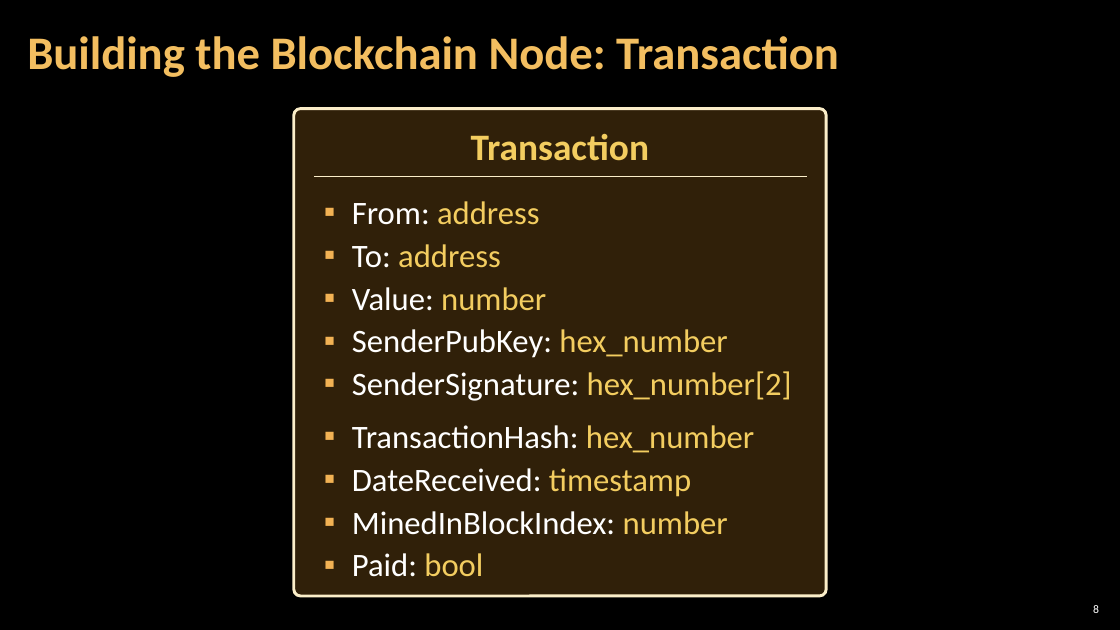
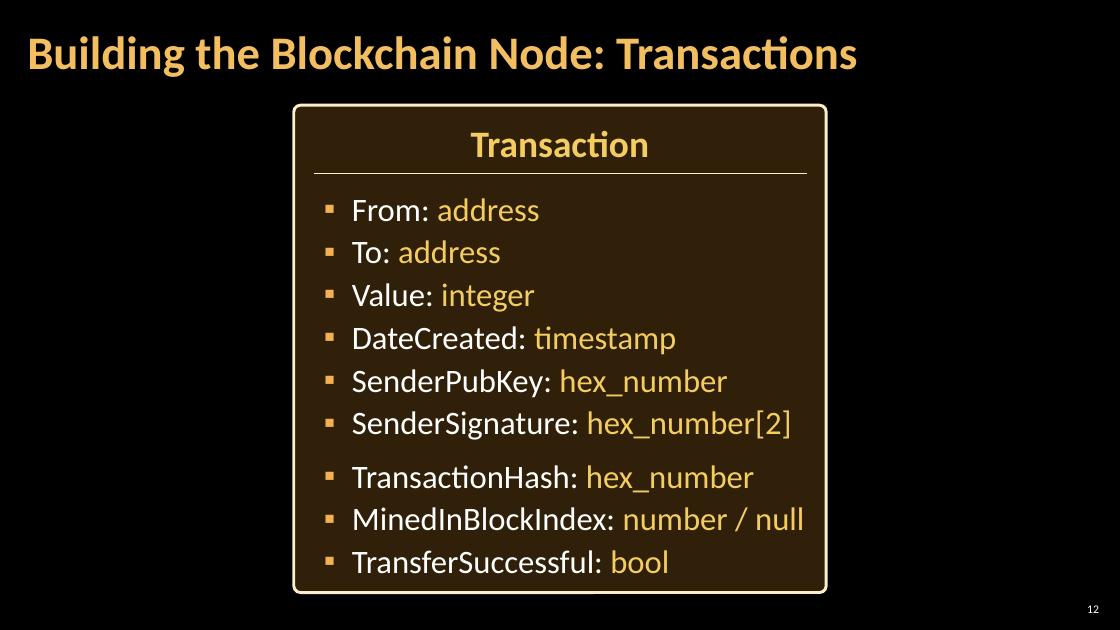
Before and after one commit to MrPIvanov/SoftUni, a slide deck: slide 12 of Bonus Courses/01-Blockchain Dev Camp/06-REVIEW OF THE WEEK #1/4. Build-a-Blockchain.pptx (slide 8 before the commit). Drawn at 1120x630 pixels with LibreOffice and Linux fonts; fonts in the diff are those of the drawing; background and template pictures are left out. Boxes give left, top, right and bottom in pixels: in the first picture for what was removed or moved away, otherwise in the second. Text is boxed around its words. In the diff, an @@ line names an element or a change of style, - is before the commit and + after.

```diff
--- a/Bonus Courses/01-Blockchain Dev Camp/06-REVIEW OF THE WEEK #1/4. Build-a-Blockchain.pptx
+++ b/Bonus Courses/01-Blockchain Dev Camp/06-REVIEW OF THE WEEK #1/4. Build-a-Blockchain.pptx
@@ title at <box>27,36,857,77</box>: text changed @@
-Building the Blockchain Node: Transaction
+Building the Blockchain Node: Transactions
@@ rounded rectangle "Transaction": place and size @@
-rounded rectangle "Transaction" at <box>294,108,827,596</box>
+rounded rectangle "Transaction" at <box>294,105,827,592</box>
@@ line moved from (314, 177) - (807, 177) to (314, 174) - (807, 174) @@
@@ text at <box>352,283,676,355</box>: text changed @@
-▪ Value: number
+▪ Value: integer
+▪ DateCreated: timestamp
@@ text at <box>352,507,804,574</box>: text changed @@
-▪ DateReceived: timestamp
-▪ MinedInBlockIndex: number
-▪ Paid: bool
+▪ MinedInBlockIndex: number / null
+▪ TransferSuccessful: bool
@@ page number at <box>1087,605,1099,613</box>: text changed @@
-8
+12
```
Also in this commit, not shown: 10 other slides changed, 10 slides added, 3 slides removed, 34 other files.
